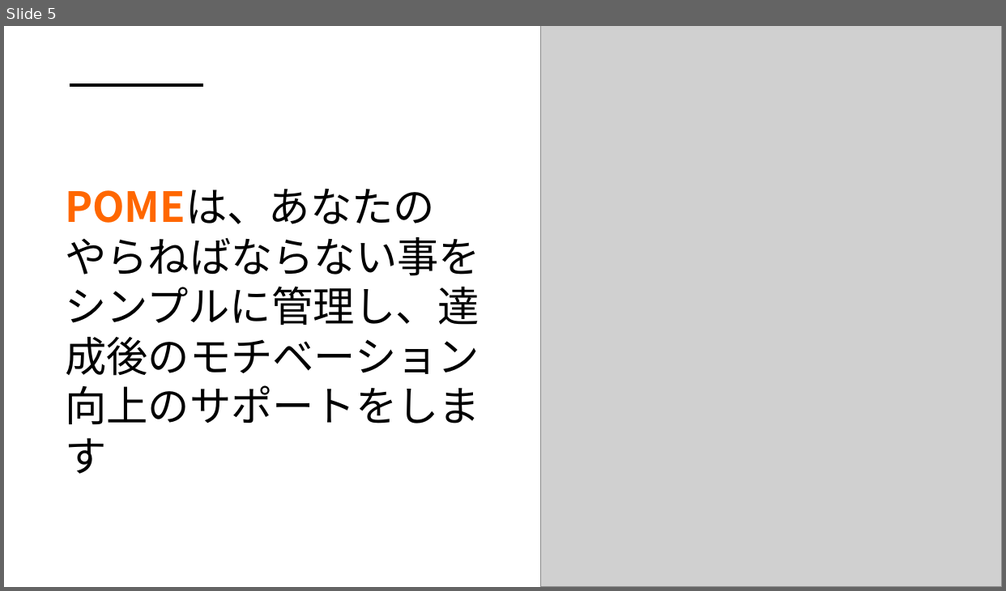
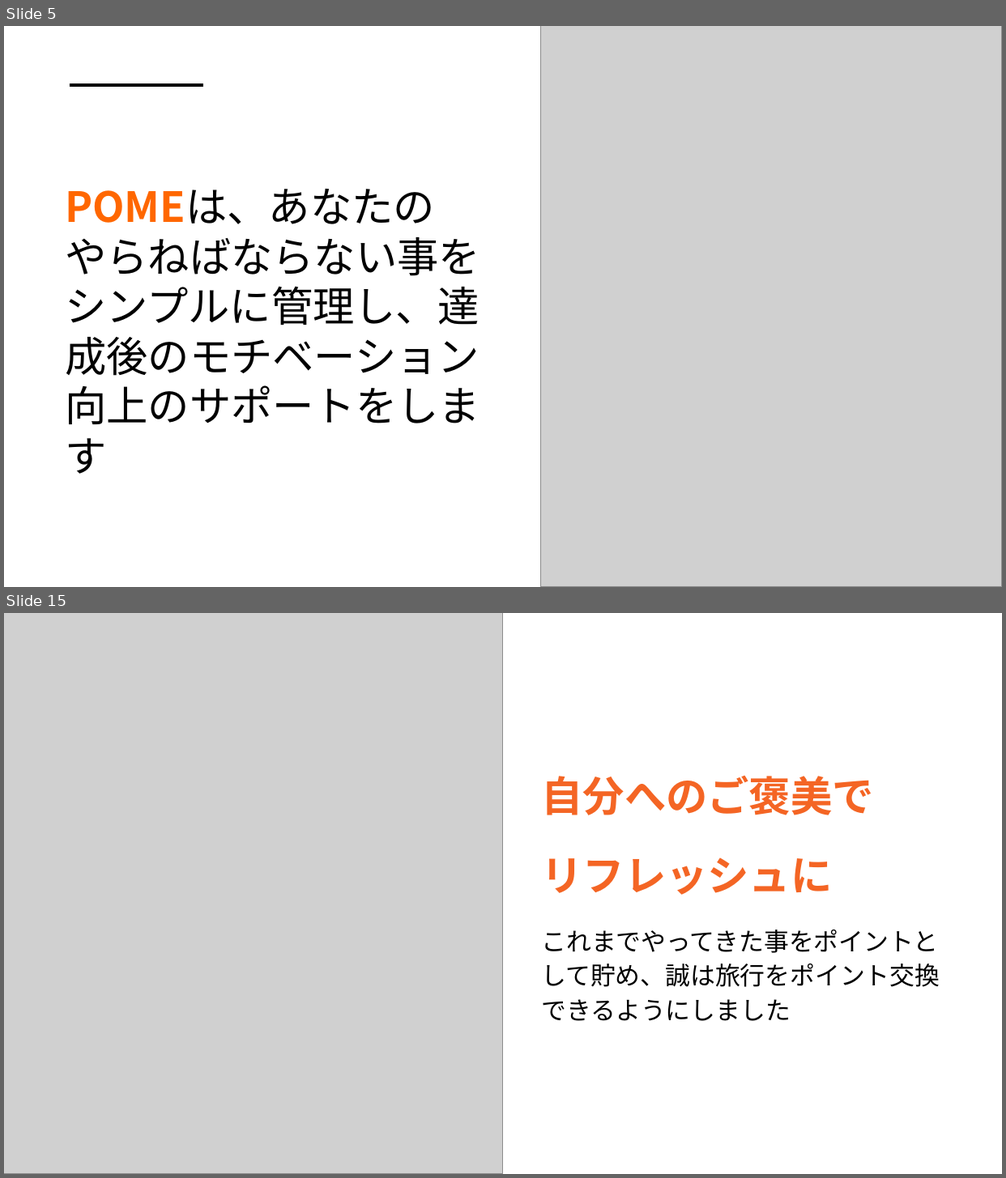
Before and after one commit to dojo2022/C-3, a slide deck: C-3_配布資料/0630_C3_発表資料.pptx. Shown one above the other, each under a label of ours: slide 5 before the commit, slides 5 and 15 after it; the slides between them are not shown. The pictures are 1006x591 and 1006x1178 pixels, drawn with LibreOffice and Linux fonts; fonts in the diff are those of the drawing; grey boxes stand for pictures. Boxes give left, top, right and bottom in pixels: in the first picture for what was removed or moved away, otherwise in the second. Text is boxed around its words. In the diff, an @@ line names an element or a change of style, - is before the commit and + after.

```diff
--- a/C-3_配布資料/0630_C3_発表資料.pptx
+++ b/C-3_配布資料/0630_C3_発表資料.pptx
@@ slide 15 added at (4, 613, 1002, 1174), background #FFFFFF @@
@@ picture added at (4, 613, 503, 1174) @@
@@ text added at (541, 776, 940, 1021), 24 pt, text #000000 @@
+自分へのご褒美で
+リフレッシュに
+これまでやってきた事をポイントとして貯め、誠は旅行をポイント交換できるようにしました
```
Also in this commit, not shown: 17 other slides added.
